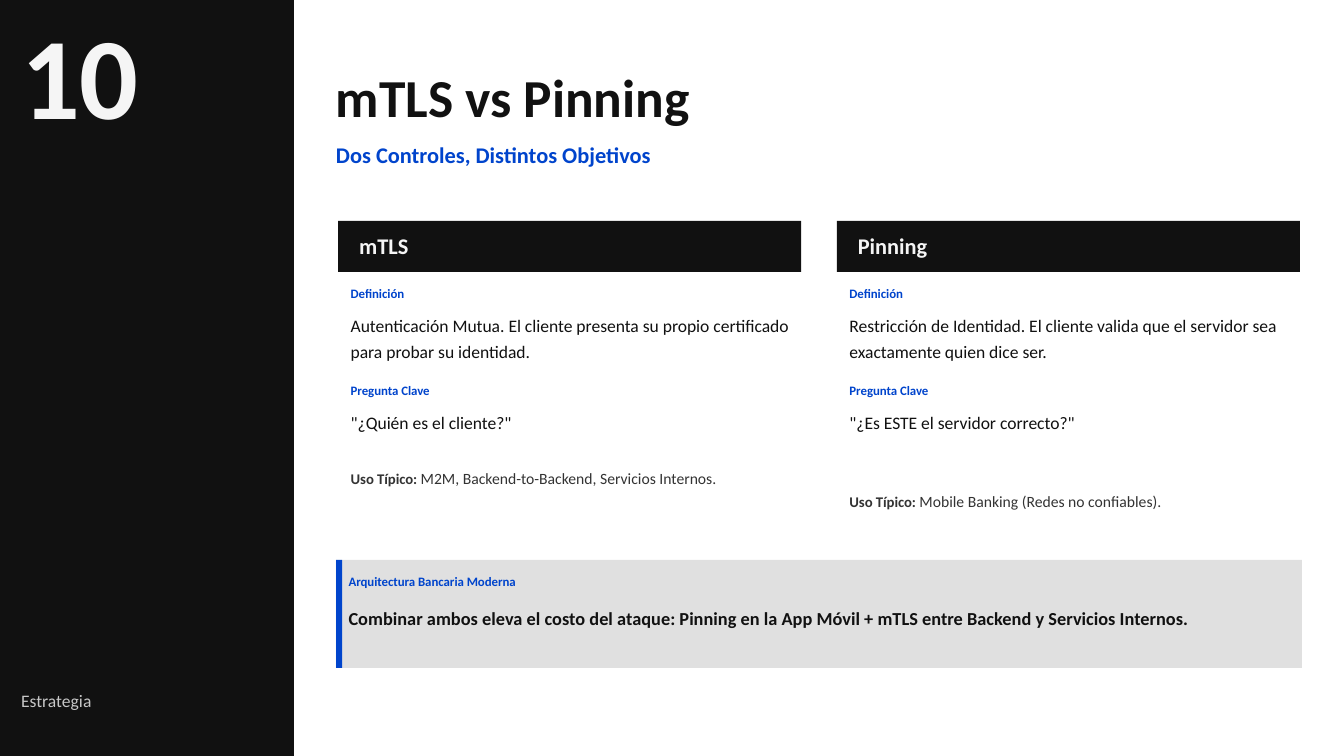
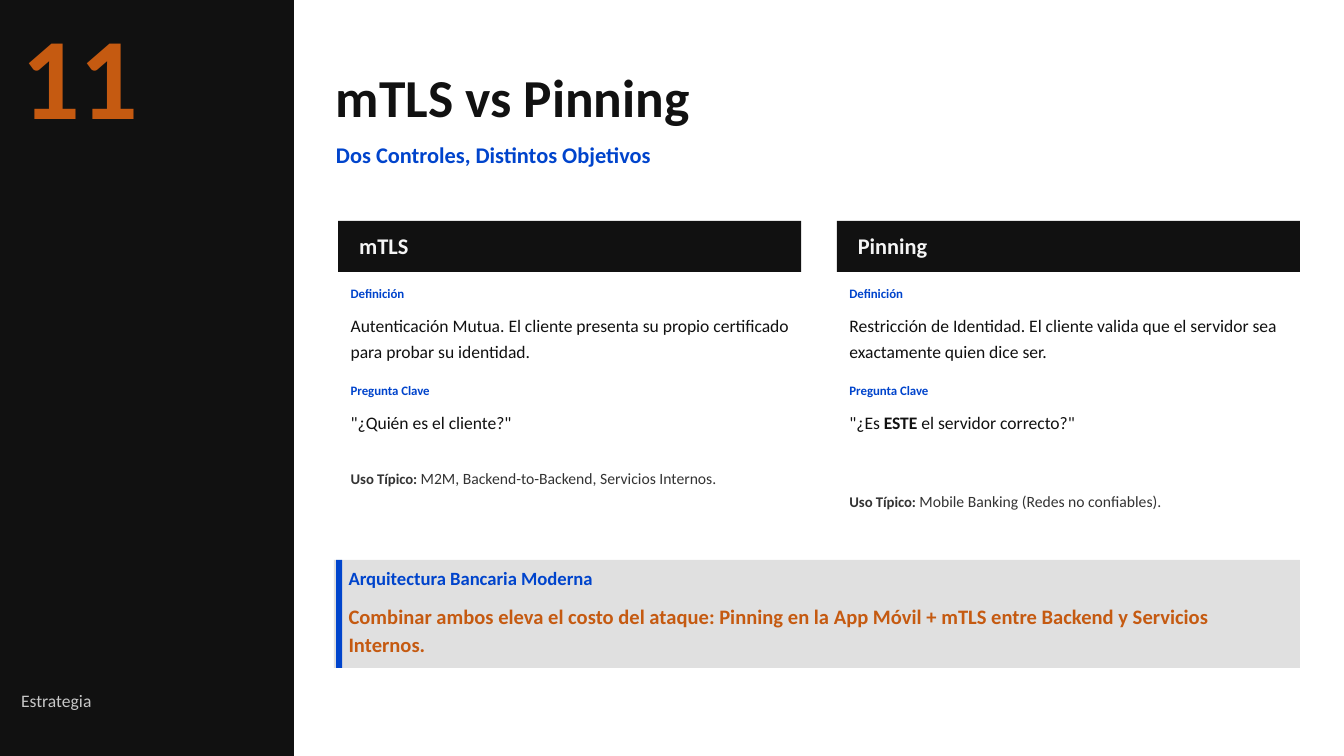
Before and after one commit to pcanelo/spki-pinning-lab, a slide deck: slide 12 of Certificate_Pinning_en_Banca_Arquitectura_y_Operación_2026.pptx (slide 10 before the commit). Drawn at 1344x756 pixels with LibreOffice and Linux fonts; fonts in the diff are those of the drawing; background and template pictures are left out. Boxes give left, top, right and bottom in pixels: in the first picture for what was removed or moved away, otherwise in the second. Text is boxed around its words. In the diff, an @@ line names an element or a change of style, - is before the commit and + after.

```diff
--- a/Certificate_Pinning_en_Banca_Arquitectura_y_Operación_2026.pptx
+++ b/Certificate_Pinning_en_Banca_Arquitectura_y_Operación_2026.pptx
@@ text at box(21, 43, 138, 119): text changed; text colour #F5F5F5 to #C55A11 @@
-10
+11
@@ text ""¿Es ESTE el servidor correcto?"" at box(849, 416, 1075, 432): bold on in "ESTE" @@
@@ text "Arquitectura Bancaria Moderna" at box(349, 572, 592, 588): size 6.8 to 10 pt @@
@@ text "Combinar ambos eleva el costo ..." at box(349, 609, 1208, 652): size 9.9 to 11 pt, text colour #111111 to #C55A11 @@
```
Also in this commit, not shown: 14 other slides changed, 3 slides added, 1 other file.
